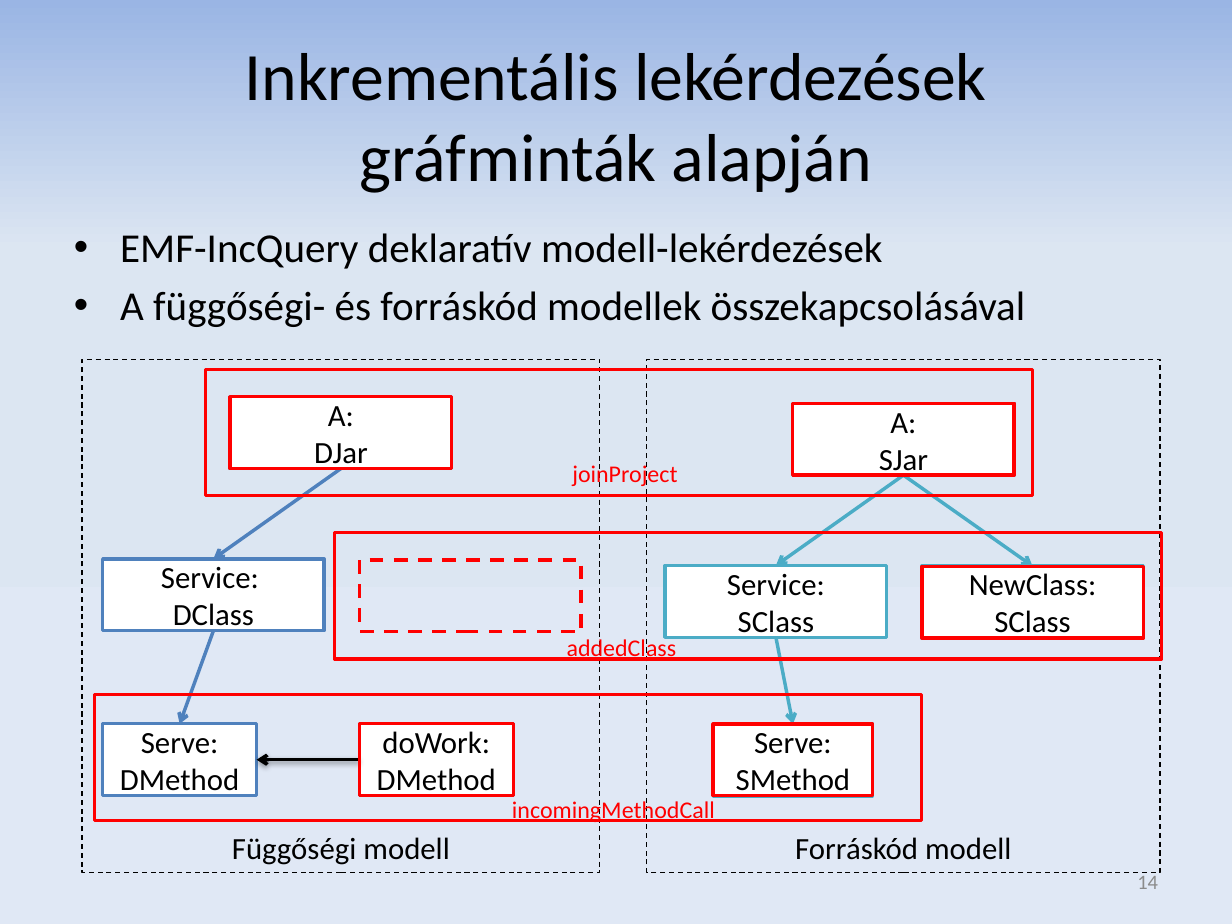
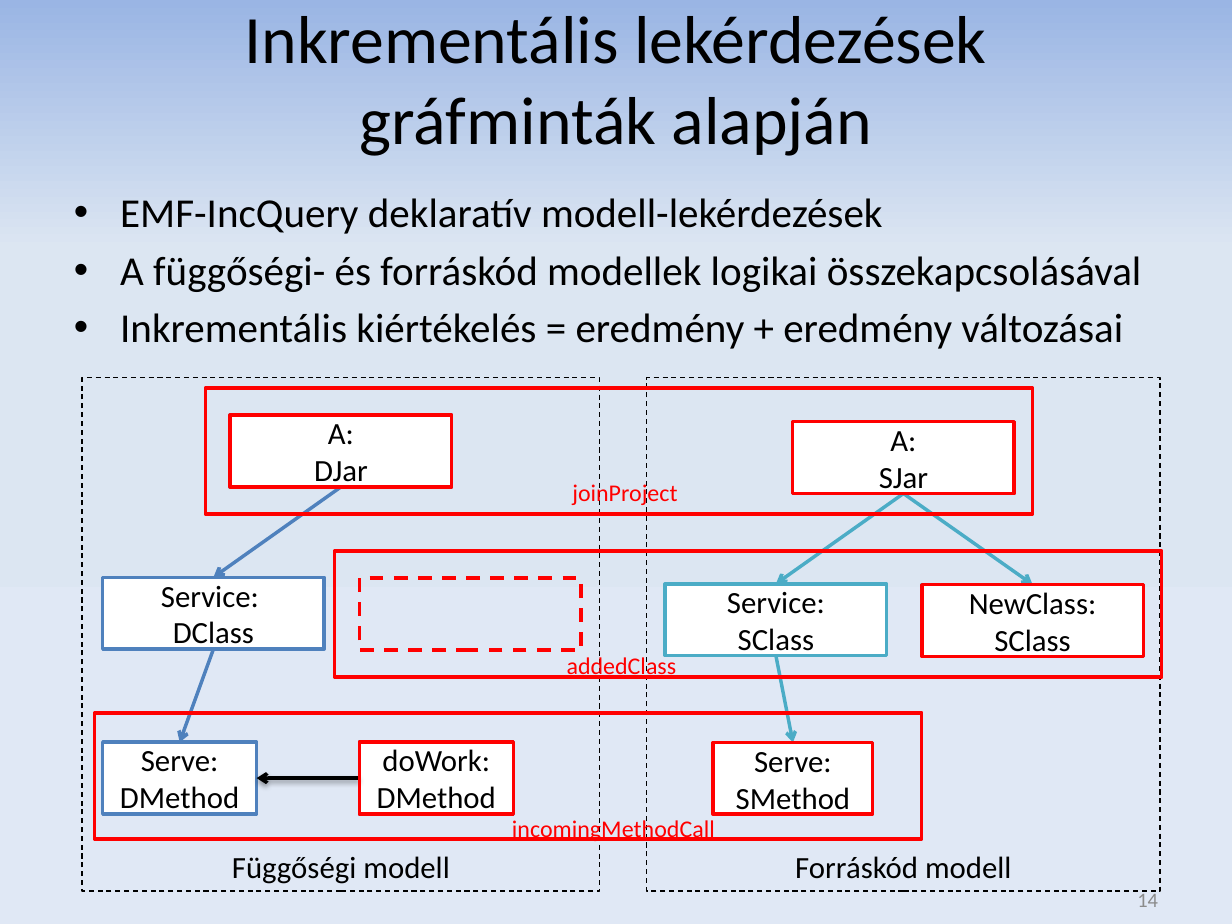
Before and after one commit to donat/incquery-deps, a slide deck: slide 14 of incquery-deps-documentation/presentation/tdk_pres_hu_v3.pptx. Drawn at 1232x924 pixels with LibreOffice and Linux fonts; fonts in the diff are those of the drawing. Boxes give left, top, right and bottom in pixels: in the first picture for what was removed or moved away, otherwise in the second. Text is boxed around its words. In the diff, an @@ line names an element or a change of style, - is before the commit and + after.

```diff
--- a/incquery-deps-documentation/presentation/tdk_pres_hu_v3.pptx
+++ b/incquery-deps-documentation/presentation/tdk_pres_hu_v3.pptx
@@ title "Inkrementális lekérdezések gráfminták alapján": place and size @@
-title "Inkrementális lekérdezések gráfminták alapján" at <box>245,53,987,193</box>
+title "Inkrementális lekérdezések gráfminták alapján" at <box>245,16,987,156</box>
@@ text "EMF-IncQuery deklaratív modell-lekérdezések": place and size @@
-text "EMF-IncQuery deklaratív modell-lekérdezések" at <box>120,233,1026,327</box>
+text "EMF-IncQuery deklaratív modell-lekérdezések" at <box>120,198,1142,349</box>
@@ text at <box>120,256,1142,349</box>: text changed @@
-• A függőségi- és forráskód modellek összekapcsolásával
+• A függőségi- és forráskód modellek logikai összekapcsolásával
+• Inkrementális kiértékelés = eredmény + eredmény változásai
@@ rectangle "NewClass:": place and size @@
-rectangle "NewClass:" at <box>922,567,1143,638</box>
+rectangle "NewClass:" at <box>922,584,1143,655</box>
@@ 18 rectangles, 6 arrows, 4 texts, 1 page number: place and size @@
-18 rectangles, 6 arrows, 4 texts, 1 page number at <box>83,360,1162,889</box>
+18 rectangles, 6 arrows, 4 texts, 1 page number at <box>83,378,1162,907</box>
@@ text "addedClass": place and size @@
-text "addedClass" at <box>567,636,677,663</box>
+text "addedClass" at <box>567,654,677,681</box>
```
Also in this commit, not shown: 12 other slides changed, 2 slides added, 2 slides removed.
